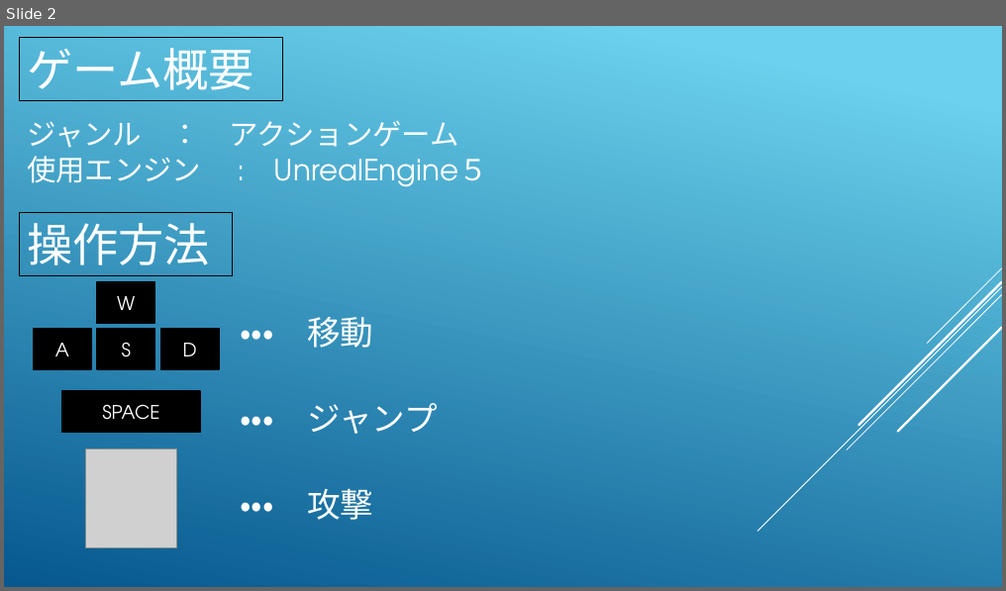
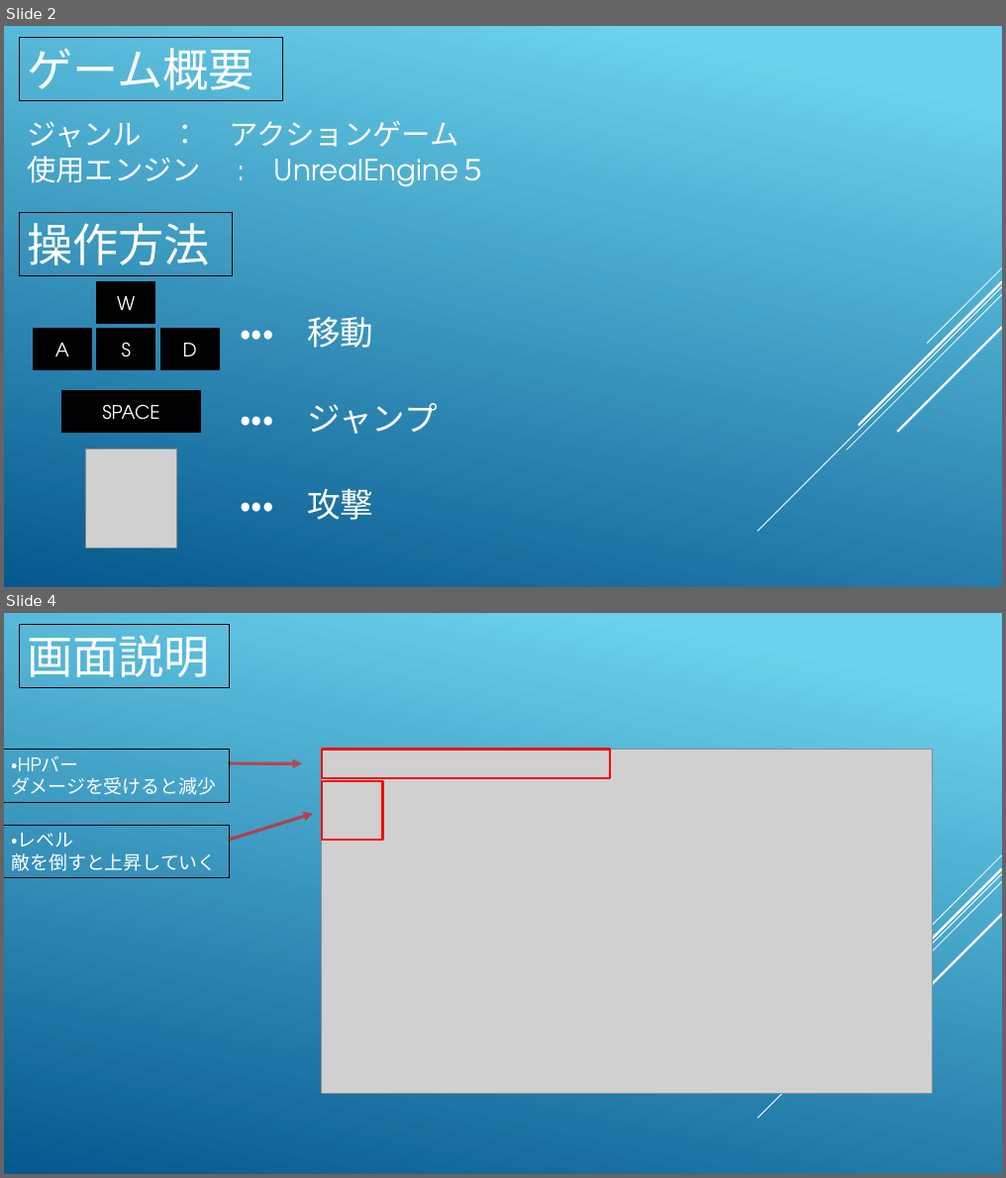
Before and after one commit to KawanoTakumi/2B-Team, a slide deck: Back To Home.pptx. Shown one above the other, each under a label of ours: slide 2 before the commit, slides 2 and 4 after it; the slides between them are not shown. The pictures are 1006x591 and 1006x1178 pixels, drawn with LibreOffice and Linux fonts; fonts in the diff are those of the drawing; grey boxes stand for pictures. Boxes give left, top, right and bottom in pixels: in the first picture for what was removed or moved away, otherwise in the second. Text is boxed around its words. In the diff, an @@ line names an element or a change of style, - is before the commit and + after.

```diff
--- a/Back To Home.pptx
+++ b/Back To Home.pptx
@@ slide 4 added at (4, 613, 1002, 1174), background gradient #6ED2EB to #06588E; not listed: 5 template elements that a slide beside it also shows @@
@@ rectangle added at (20, 625, 230, 688), outline #000000 0.75 pt, 44 pt, text #FFFFFF @@
+画面説明
@@ rectangle added at (4, 750, 230, 802), outline #000000 0.75 pt, 18 pt, text #FFFFFF @@
+・HPバー
+ダメージを受けると減少
@@ picture added at (322, 750, 932, 1093) @@
@@ rectangle added at (322, 750, 610, 778), outline #FF0000 2.25 pt @@
@@ arrow added from (230, 763) to (302, 763), #FF0000 3 pt @@
@@ rectangle added at (322, 781, 382, 840), outline #FF0000 2.25 pt @@
@@ arrow added from (230, 840) to (313, 814), #FF0000 3 pt @@
@@ rectangle added at (4, 825, 230, 878), outline #000000 0.75 pt, 18 pt, text #FFFFFF @@
+・レベル
+敵を倒すと上昇していく
```
Also in this commit, not shown: 4 slides changed, 1 other slide added, 5 other files.
